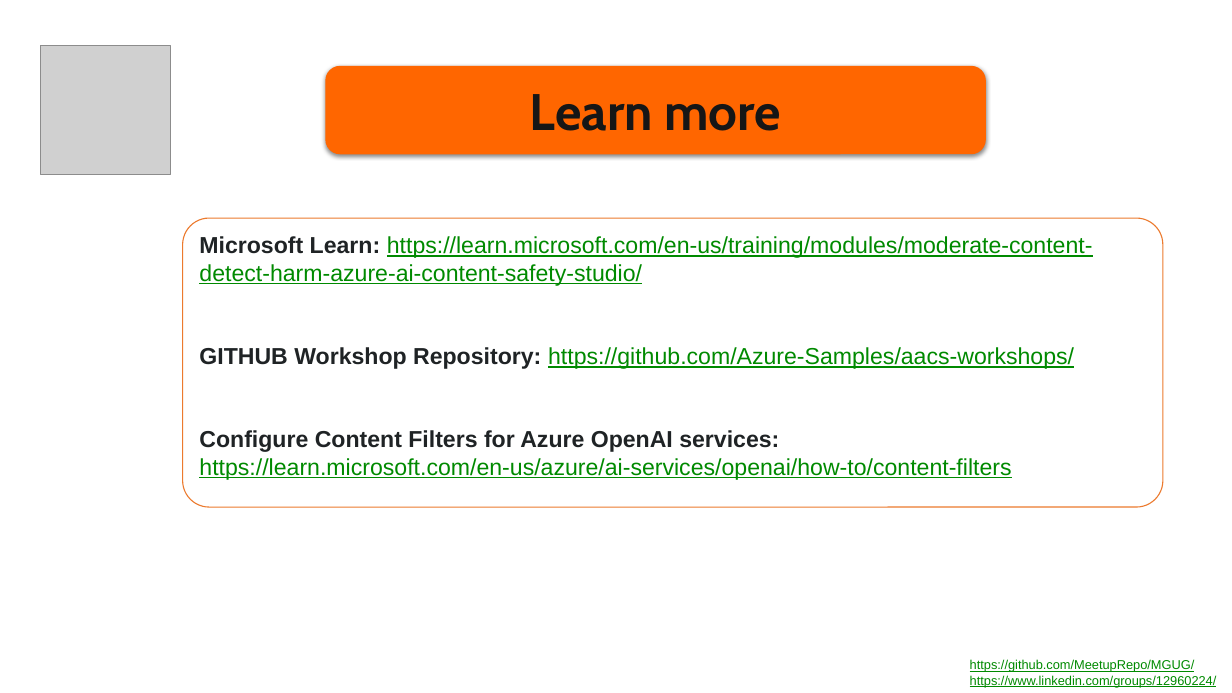
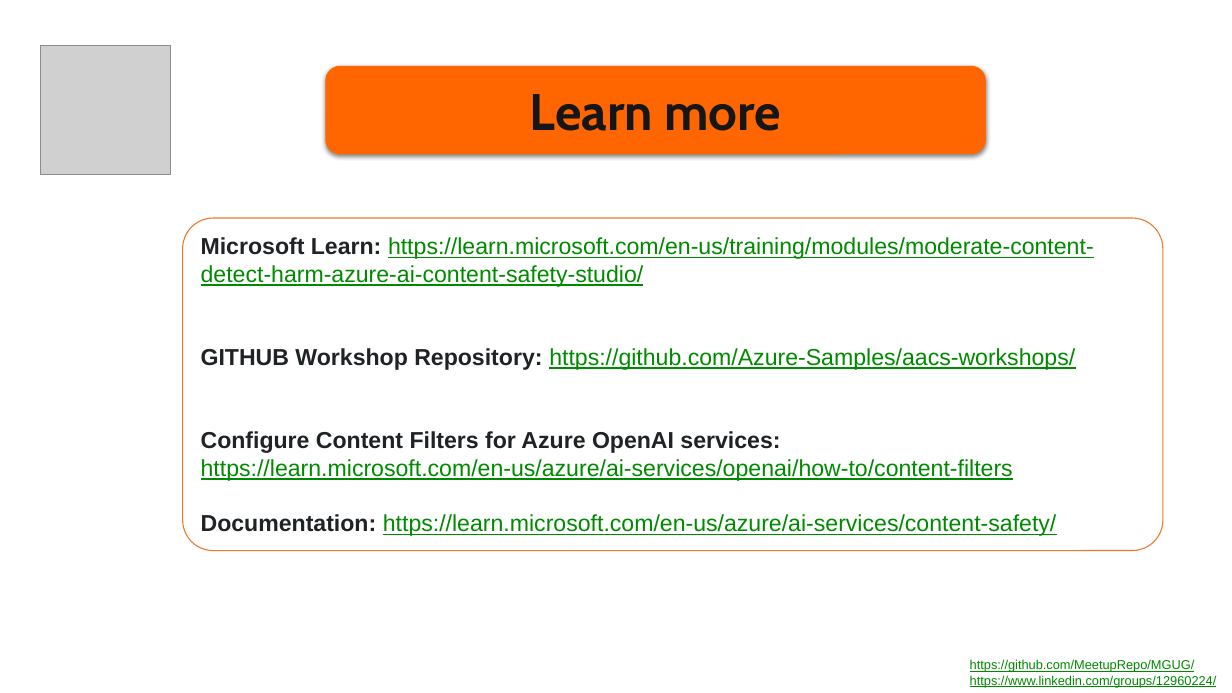
Before and after one commit to MeetupRepo/MGUG, a slide deck: slide 4 of meetup005/MGUG_meetup005.pptx. Drawn at 1232x693 pixels with LibreOffice and Linux fonts; fonts in the diff are those of the drawing; grey boxes stand for pictures; background and template pictures are left out. Boxes give left, top, right and bottom in pixels: in the first picture for what was removed or moved away, otherwise in the second. Text is boxed around its words. In the diff, an @@ line names an element or a change of style, - is before the commit and + after.

```diff
--- a/meetup005/MGUG_meetup005.pptx
+++ b/meetup005/MGUG_meetup005.pptx
@@ rounded rectangle "Microsoft Learn: https://learn.microsoft.com/en-us/training/ ...": place and size @@
-rounded rectangle "Microsoft Learn: https://learn.microsoft.com/en-us/training/ ..." at [183,218,1164,507]
+rounded rectangle "Microsoft Learn: https://learn.microsoft.com/en-us/training/ ..." at [183,218,1164,551]
@@ text in rounded rectangle at [201,514,1057,536]: paragraph added @@
+Documentation: https://learn.microsoft.com/en-us/azure/ai-services/content-safety/
```
Also in this commit, not shown: 1 slide added.
